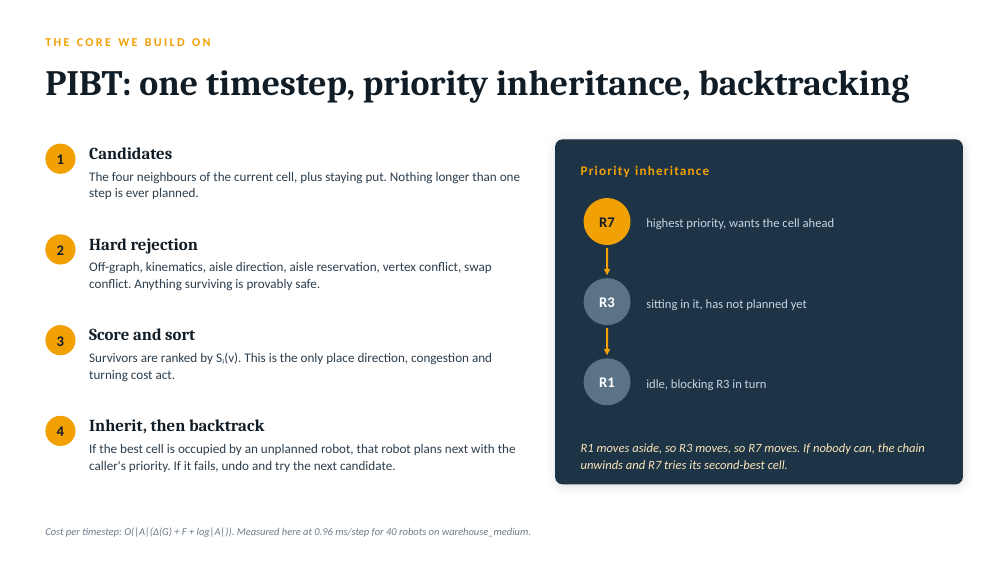
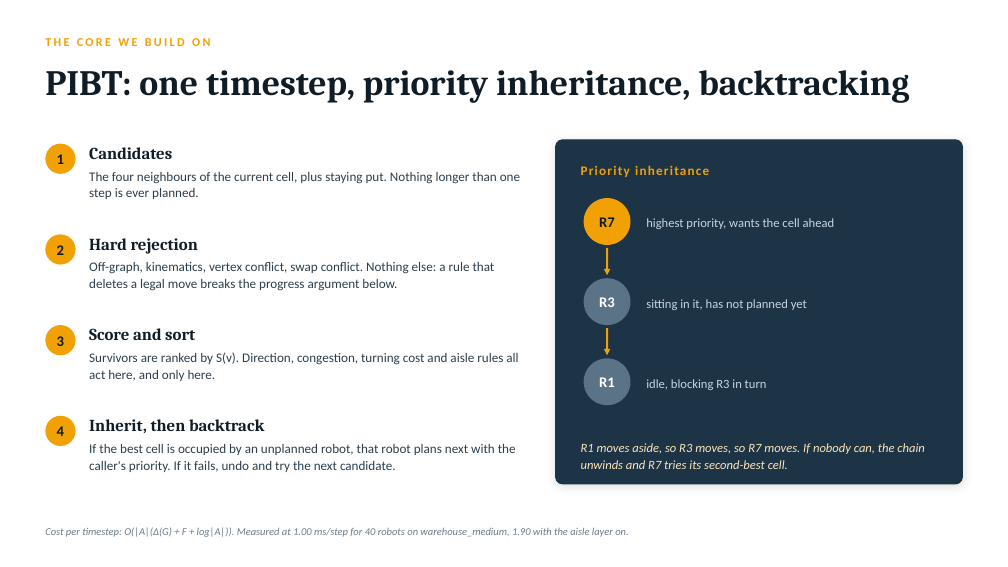
Before and after one commit to sinayanaik/aisleflow, a slide deck: slide 8 of docs/aisleflow-mapf-presentation.pptx. Drawn at 1008x567 pixels with LibreOffice and Linux fonts; fonts in the diff are those of the drawing. Boxes give left, top, right and bottom in pixels: in the first picture for what was removed or moved away, otherwise in the second. Text is boxed around its words. In the diff, an @@ line names an element or a change of style, - is before the commit and + after.

```diff
--- a/docs/aisleflow-mapf-presentation.pptx
+++ b/docs/aisleflow-mapf-presentation.pptx
@@ text at (89, 262, 495, 291): text changed @@
-Off-graph, kinematics, aisle direction, aisle reservation, vertex conflict, swap conflict. Anything surviving is provably safe.
+Off-graph, kinematics, vertex conflict, swap conflict. Nothing else: a rule that deletes a legal move breaks the progress argument below.
@@ text at (89, 352, 518, 381): text changed @@
-Survivors are ranked by Sᵢ(v). This is the only place direction, congestion and turning cost act.
+Survivors are ranked by S(v). Direction, congestion, turning cost and aisle rules all act here, and only here.
@@ text at (45, 527, 628, 537): text changed @@
-Cost per timestep: O(|A|(Δ(G) + F + log|A|)). Measured here at 0.96 ms/step for 40 robots on warehouse_medium.
+Cost per timestep: O(|A|(Δ(G) + F + log|A|)). Measured at 1.00 ms/step for 40 robots on warehouse_medium, 1.90 with the aisle layer on.
```
Also in this commit, not shown: 12 other slides changed.
